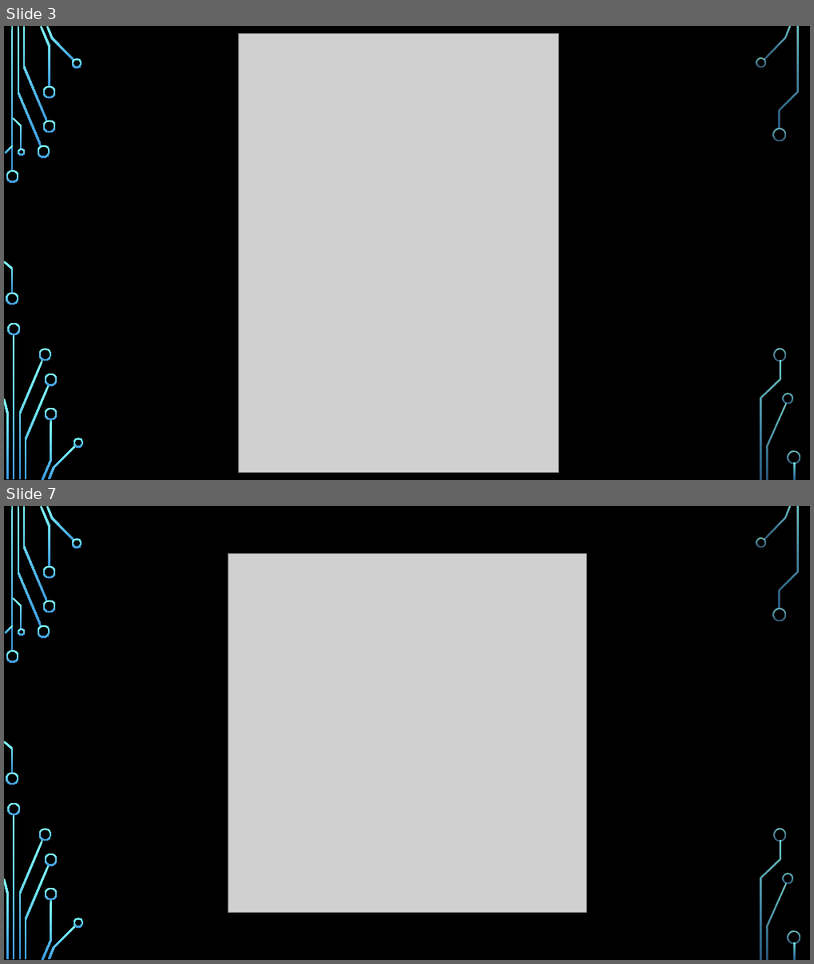
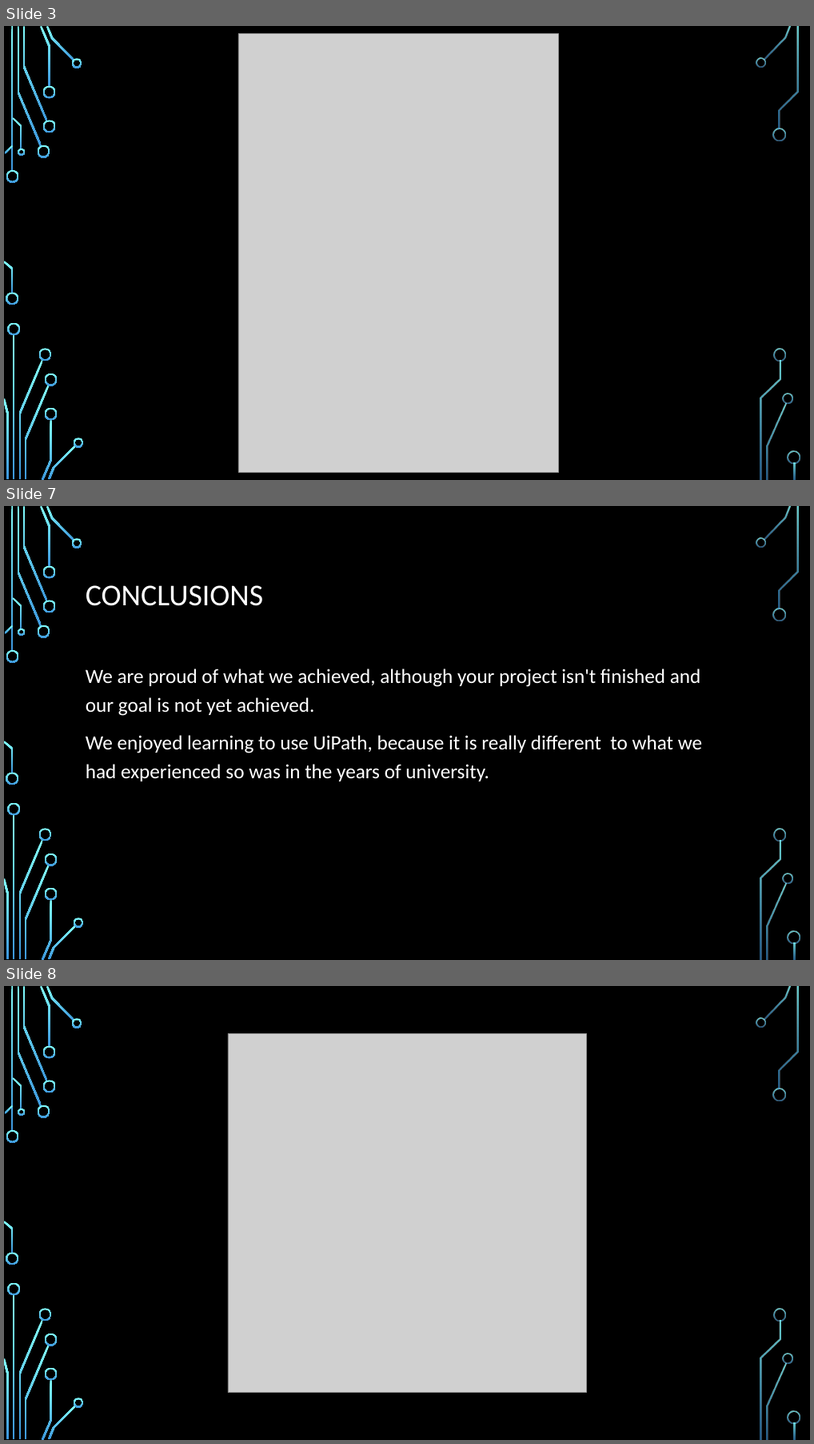
Before and after one commit to ioanachelaru/Student-exam-scheduler, a slide deck: Student exam scheduler.pptx. Shown one above the other, each under a label of ours: slides 3 and 7 before the commit, slides 3, 7 and 8 after it; the slides between them are not shown. The pictures are 814x964 and 814x1444 pixels, drawn with LibreOffice and Linux fonts; fonts in the diff are those of the drawing; grey boxes stand for pictures; background and template pictures are left out. Boxes give left, top, right and bottom in pixels: in the first picture for what was removed or moved away, otherwise in the second. Text is boxed around its words. In the diff, an @@ line names an element or a change of style, - is before the commit and + after.

```diff
--- a/Student exam scheduler.pptx
+++ b/Student exam scheduler.pptx
@@ slide 7 added at [4, 506, 810, 960], background picture (left out); not listed: 36 template elements that a slide beside it also shows @@
@@ title added at [86, 585, 263, 606], 36 pt, text #FFFFFF @@
+CONCLUSIONS
@@ text added at [86, 668, 702, 781], 24 pt, text #FFFFFF @@
+We are proud of what we achieved, although your project isn't finished and our goal is not yet achieved.
+We enjoyed learning to use UiPath, because it is really different to what we had experienced so was in the years of university.
@@ what was slide 7 is now slide 8 @@
```
Also in this commit, not shown: 2 slides changed, 1 other slide added, 1 slide removed.
